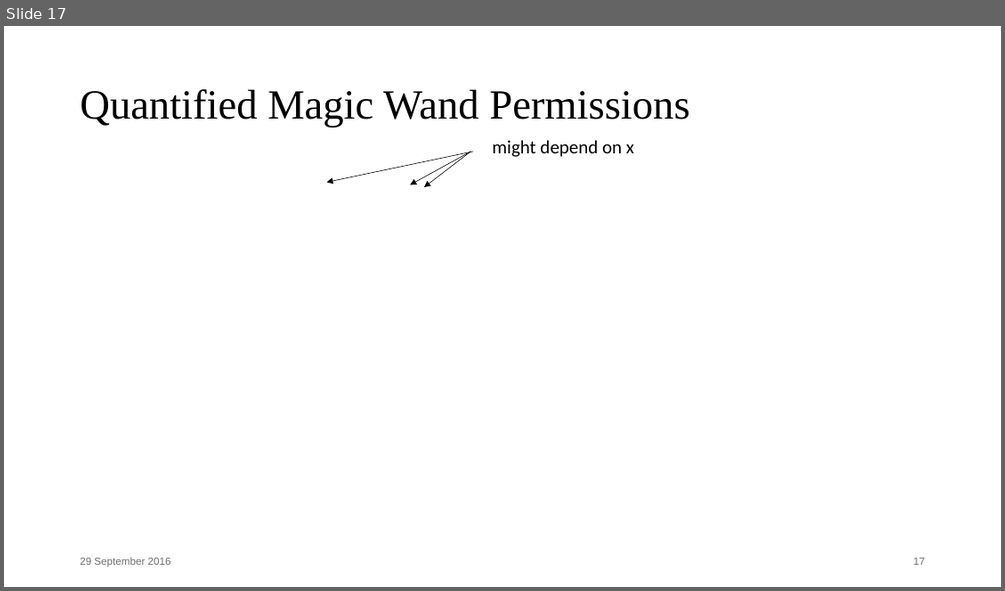
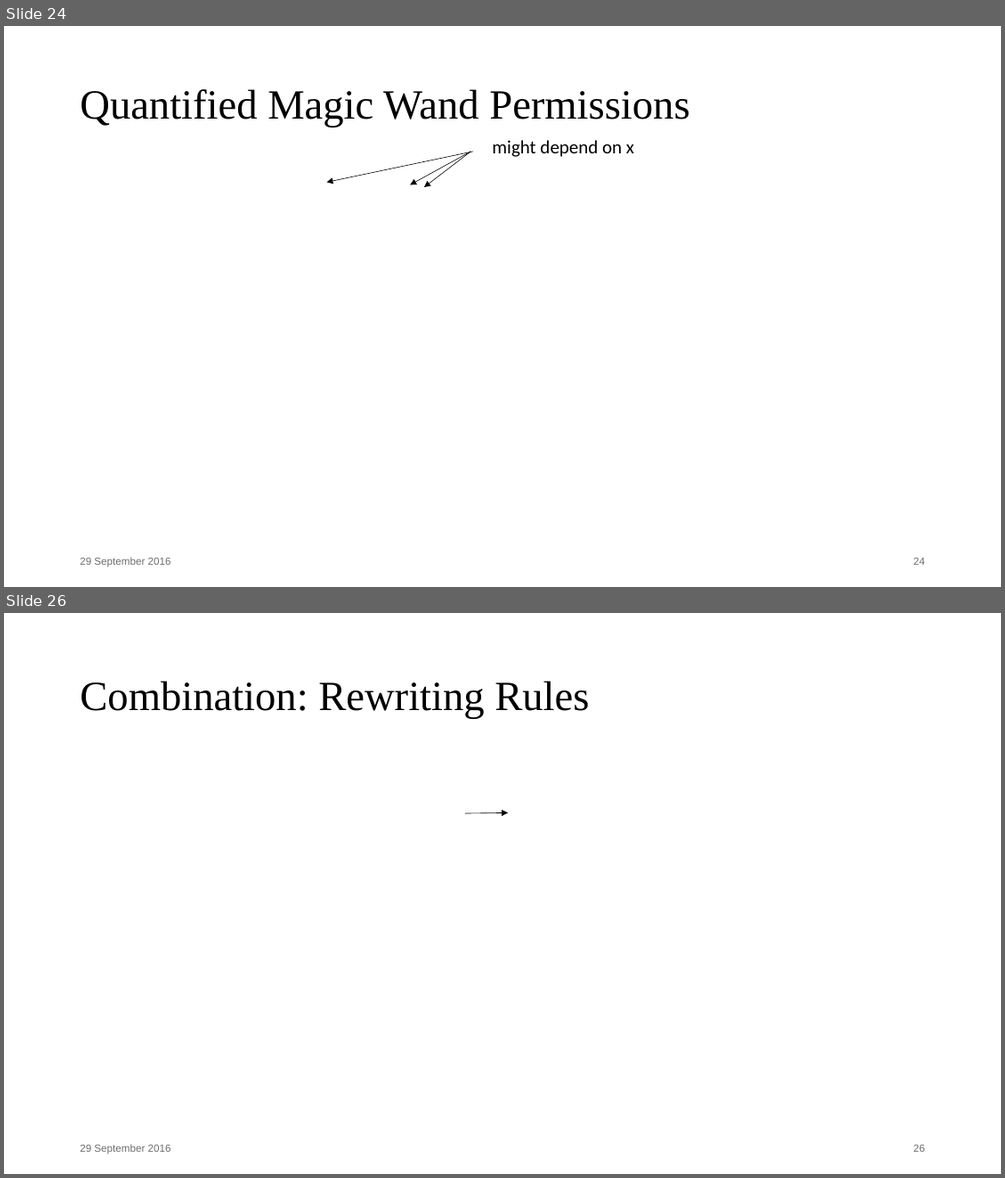
Before and after one commit to Aimenel/MT, a slide deck: presentations/Final Presentation/Final.pptx. Shown one above the other, each under a label of ours: slide 17 before the commit, slides 24 and 26 after it; the slides between them are not shown. The pictures are 1005x591 and 1005x1178 pixels, drawn with LibreOffice and Linux fonts; fonts in the diff are those of the drawing; grey boxes stand for pictures. Boxes give left, top, right and bottom in pixels: in the first picture for what was removed or moved away, otherwise in the second. Text is boxed around its words. In the diff, an @@ line names an element or a change of style, - is before the commit and + after.

```diff
--- a/presentations/Final Presentation/Final.pptx
+++ b/presentations/Final Presentation/Final.pptx
@@ slide 26 added at (4,613,1001,1174), background #FFFFFF @@
@@ title added at (80,681,589,719), 40 pt, text #000000 @@
+Combination: Rewriting Rules
@@ arrow added from (465, 813) to (508, 812), #000000 0.5 pt @@
@@ text added at (80,1143,171,1154), 10 pt, text #6F6F6E @@
+29 September 2016
@@ page number added at (914,1144,925,1151), 10 pt, text #6F6F6E @@
+26
@@ what was slide 17 is now slide 24 @@
@@ page number at (914,557,925,564): text changed @@
-17
+24
```
Also in this commit, not shown: 13 slides changed, 11 other slides added.
